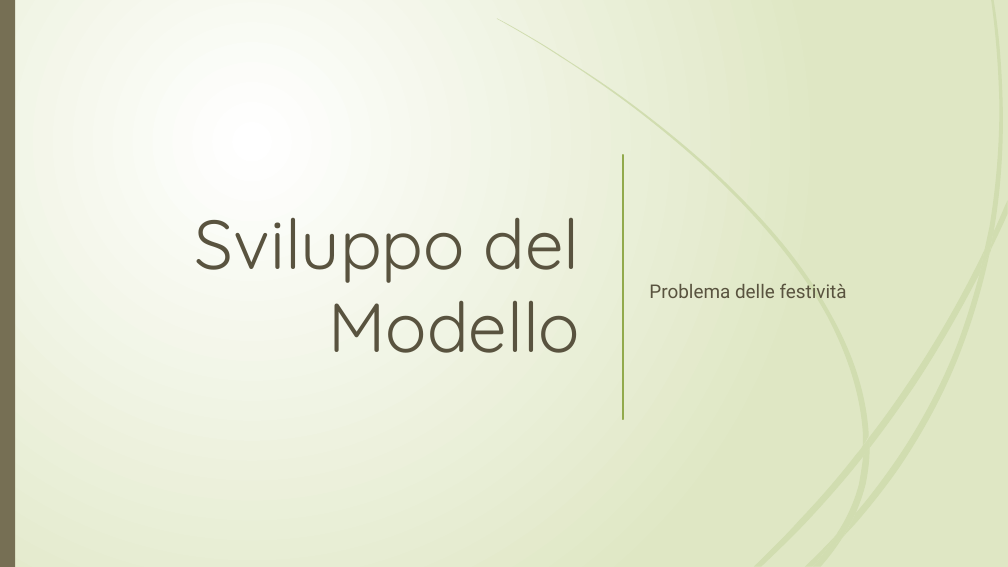
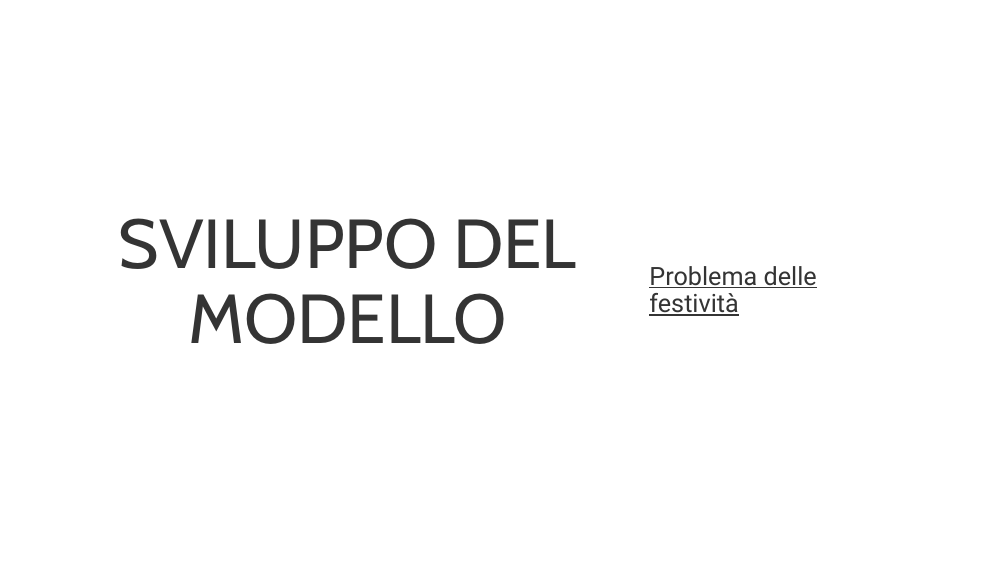
Before and after one commit to r1cky0/Italian-energy-consumption-prediction, a slide deck: slide 14 of presentazione_imad.pptx. Drawn at 1008x567 pixels with LibreOffice and Linux fonts; fonts in the diff are those of the drawing; background and template pictures are left out. Boxes give left, top, right and bottom in pixels: in the first picture for what was removed or moved away, otherwise in the second. Text is boxed around its words. In the diff, an @@ line names an element or a change of style, - is before the commit and + after.

```diff
--- a/presentazione_imad.pptx
+++ b/presentazione_imad.pptx
@@ background gradient #FFFFFF to #DFE8C4 to #FFFFFF @@
@@ rectangle removed at <box>0,0,1008,567</box> @@
@@ rectangle removed at <box>0,0,15,567</box> @@
@@ line removed from (623, 155) to (623, 420) @@
@@ subtitle "Problema delle festività" at <box>649,266,817,316</box>: size 18 to 24 pt, text colour #59533F to #343434, underline on; line spacing 1 to 0.9 @@
@@ title at <box>119,218,576,344</box>: text changed; font Quicksand to Cabin; text colour #59533F to #343434 @@
-Sviluppo del Modello
+SVILUPPO DEL MODELLO
@@ freeform shape removed at <box>0,358,144,422</box> @@
@@ group removed at <box>0,116,236,567</box>: 10 freeform shapes @@
@@ group removed at <box>2,0,197,567</box>: 12 freeform shapes @@
@@ group removed at <box>497,0,1008,566</box>: 12 freeform shapes @@
```
Also in this commit, not shown: 18 other slides changed.
